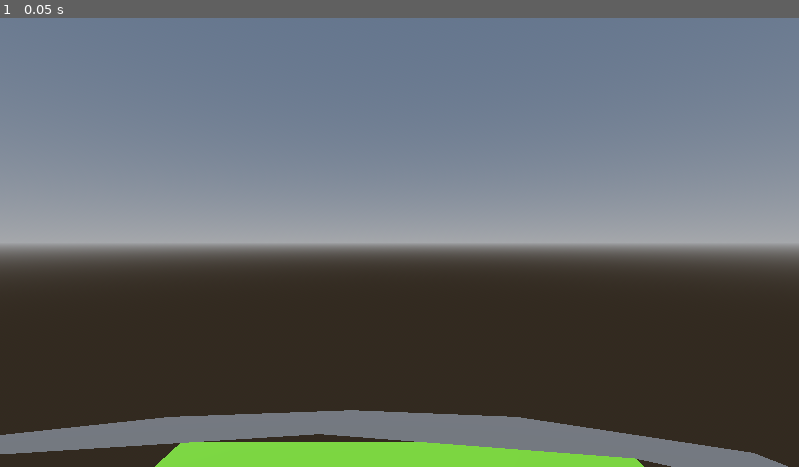
Above: before the commit, frame 1.
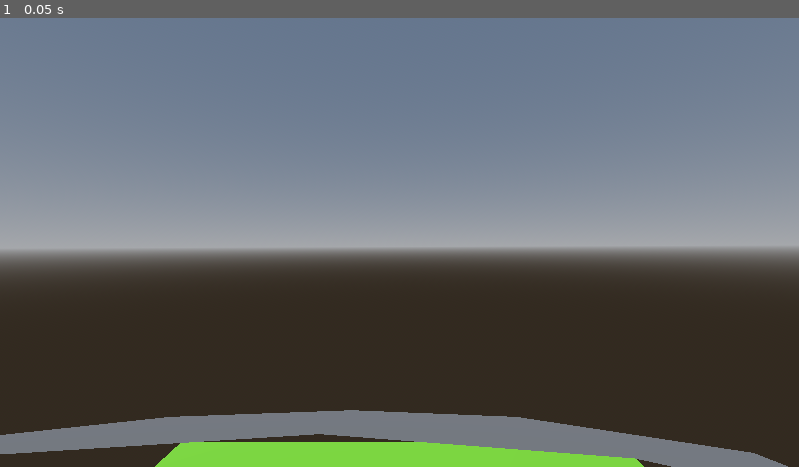
Above: after the commit, the same moment.

Repository: ldupclay27-ship-it/ldFPS2026
Game: Godot game, scene res://main.tscn
Same seed, same stepped clock (60 frames per second), same inputs: the game is played once before the commit and once after it.
Inputs:
- Up to frame 1 (0.05 s): no input

The runs differ from the first frame. In frame 1, 1.5% of the frame differs, in the area x 0-89%, y 50-54%.

Commit message:
Update main.tscn

Diff:
--- a/main.tscn
+++ b/main.tscn
@@ -19,6 +19,7 @@
 sky = SubResource("Sky_gescd")
 
 [node name="Main" type="Node3D"]
+transform = Transform3D(0.999921, 0.0125486, 0, -0.0125486, 0.999921, 0, 0, 0, 1, 0, 0, 0)
 
 [node name="Platform 1" type="CSGBox3D" parent="."]
 transform = Transform3D(0.31929, 0, 0.947657, 0, 1, 0, -0.947657, 0, 0.31929, 0.273112, 0.116211, 0.100595)
